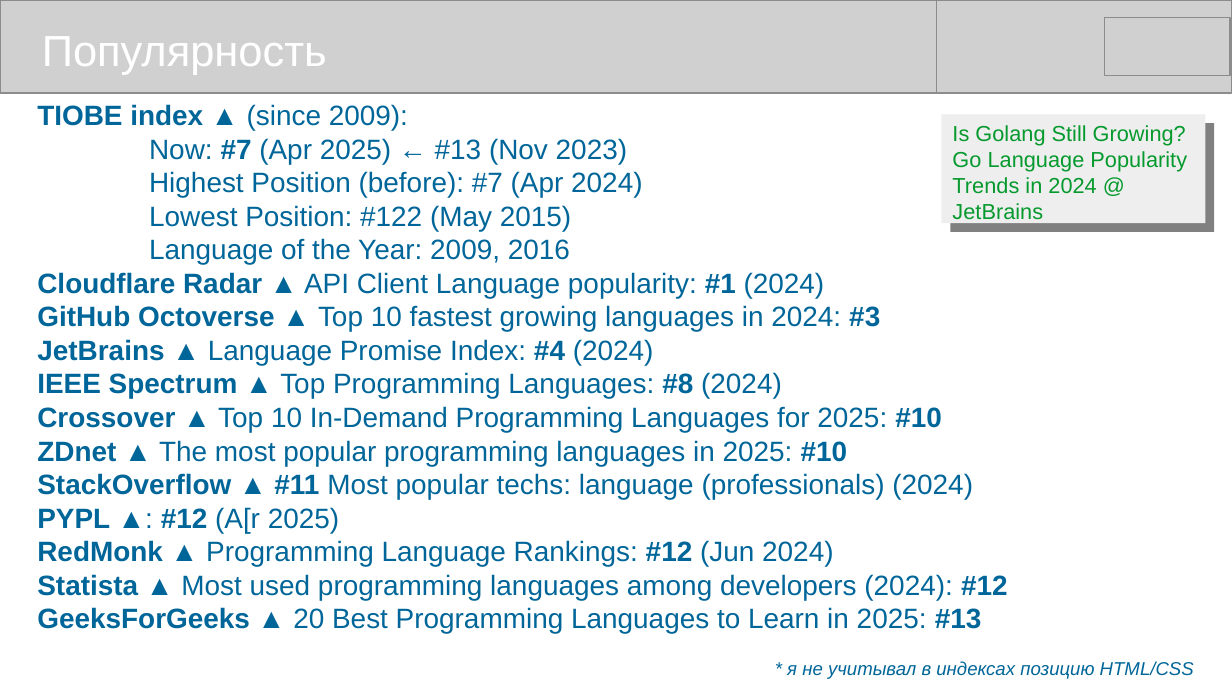
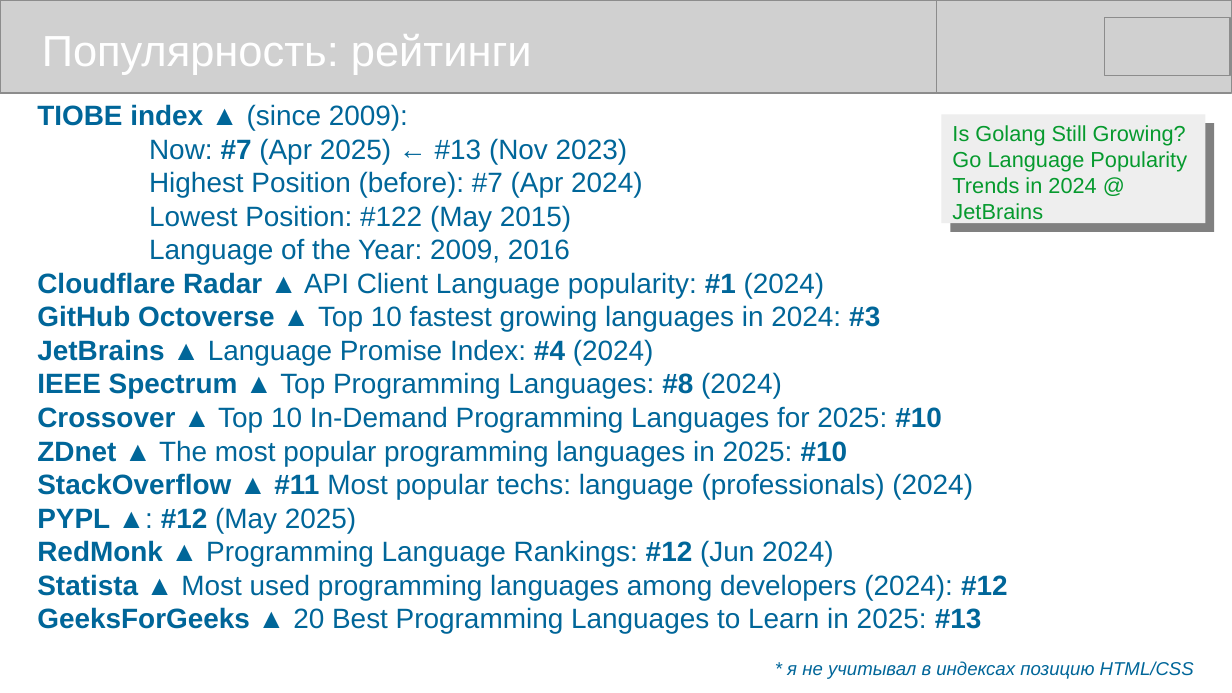
Before and after one commit to mike-shock/Go_language, a slide deck: slide 8 of Go_Review.odp. Drawn at 1232x693 pixels with LibreOffice and Linux fonts; fonts in the diff are those of the drawing; grey boxes stand for pictures. Boxes give left, top, right and bottom in pixels: in the first picture for what was removed or moved away, otherwise in the second. Text is boxed around its words. In the diff, an @@ line names an element or a change of style, - is before the commit and + after.

```diff
--- a/Go_Review.odp
+++ b/Go_Review.odp
@@ text at box(42, 34, 532, 75): text changed @@
-Популярность
+Популярность: рейтинги
@@ text at box(37, 507, 356, 533): text changed @@
-PYPL ▲: #12 (A[r 2025)
+PYPL ▲: #12 (May 2025)
```
Also in this commit, not shown: 4 other slides changed, 1 other file.
